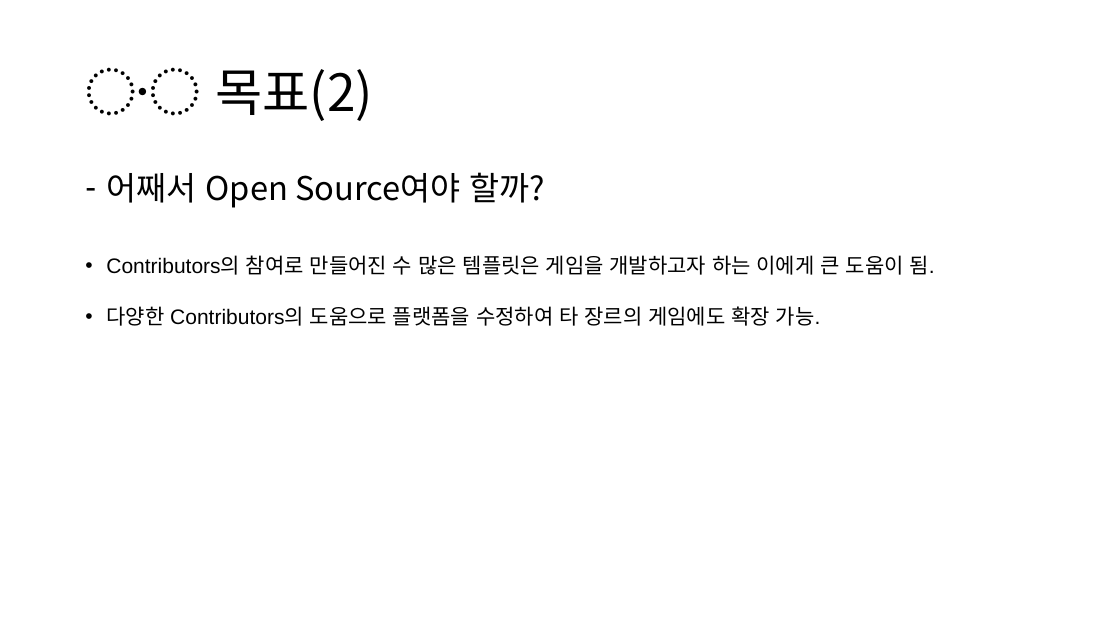
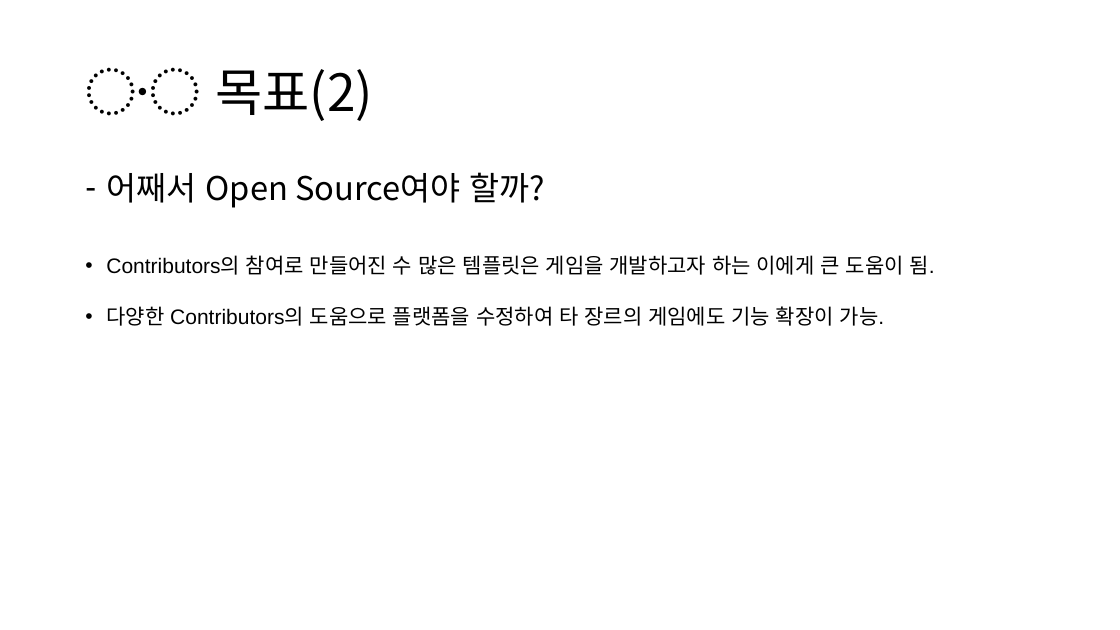
Before and after one commit to OSS-2021-team3/Drawing-Trade, a slide deck: slide 6 of OSS IDEA PROPOSAL.pptx. Drawn at 1120x630 pixels with LibreOffice and Linux fonts; fonts in the diff are those of the drawing. Boxes give left, top, right and bottom in pixels: in the first picture for what was removed or moved away, otherwise in the second. Text is boxed around its words. In the diff, an @@ line names an element or a change of style, - is before the commit and + after.

Commit message:
조금 수정했습니다.

```diff
--- a/OSS IDEA PROPOSAL.pptx
+++ b/OSS IDEA PROPOSAL.pptx
@@ text at (106, 306, 885, 326): text changed @@
-• 다양한 Contributors의 도움으로 플랫폼을 수정하여 타 장르의 게임에도 확장 가능.
+• 다양한 Contributors의 도움으로 플랫폼을 수정하여 타 장르의 게임에도 기능 확장이 가능.
```
Also in this commit, not shown: 2 other slides changed.
